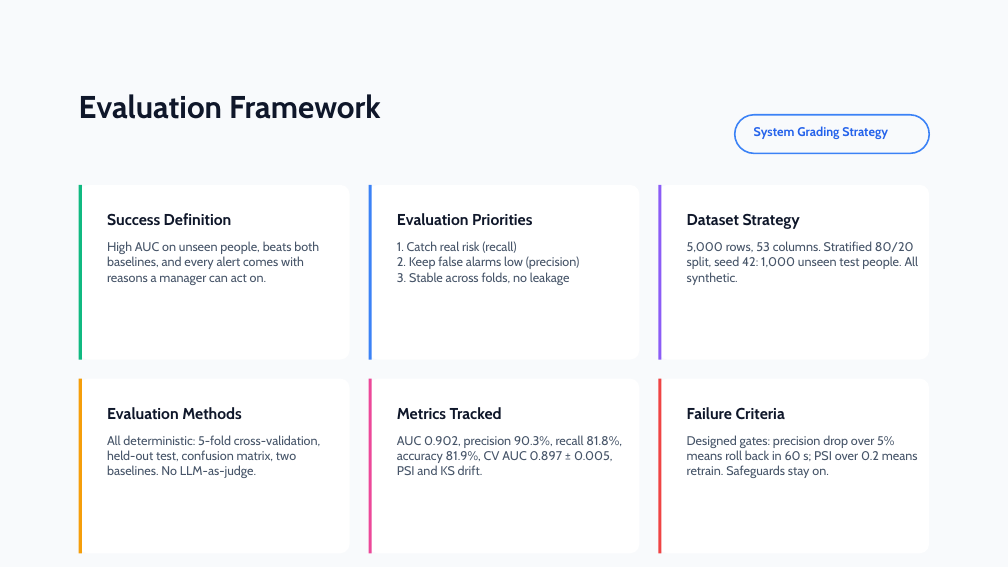
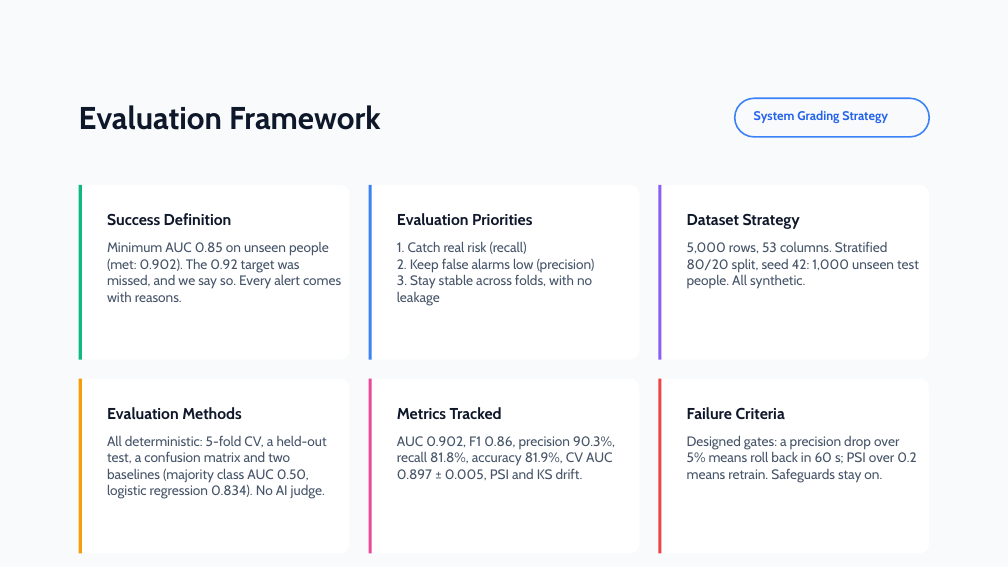
Before and after one commit to deepkantmba-collab/prosense-dashboard, a slide deck: slide 5 of deck/ProSense_AI_Capstone_Deck.pptx. Drawn at 1008x567 pixels with LibreOffice and Linux fonts; fonts in the diff are those of the drawing. Boxes give left, top, right and bottom in pixels: in the first picture for what was removed or moved away, otherwise in the second. Text is boxed around its words. In the diff, an @@ line names an element or a change of style, - is before the commit and + after.

```diff
--- a/deck/ProSense_AI_Capstone_Deck.pptx
+++ b/deck/ProSense_AI_Capstone_Deck.pptx
@@ text "Evaluation Framework": place and size @@
-text "Evaluation Framework" at (79,94,381,119)
+text "Evaluation Framework" at (79,105,381,130)
@@ rounded rectangle: place and size @@
-rounded rectangle at (735,115,929,154)
+rounded rectangle at (735,98,929,137)
@@ text "System Grading Strategy": place and size @@
-text "System Grading Strategy" at (754,126,888,139)
+text "System Grading Strategy" at (754,110,888,123)
@@ text "5,000 rows, 53 columns. Stratified ..." at (687,241,919,289): size 12 to 13 pt @@
@@ text at (107,242,341,302): text changed; size 12 to 13 pt @@
-High AUC on unseen people, beats both baselines, and every alert comes with reasons a manager can act on.
+Minimum AUC 0.85 on unseen people (met: 0.902). The 0.92 target was missed, and we say so. Every alert comes with reasons.
@@ text at (397,241,595,273): size 12 to 13 pt in "1. Catch real risk (recall)", "2. Keep false alarms low (precision)" @@
@@ text at (397,274,592,306): text changed; size 12 to 13 pt @@
-3. Stable across folds, no leakage
+3. Stay stable across folds, with no leakage
@@ text at (107,435,327,499): text changed; size 12 to 13 pt @@
-All deterministic: 5-fold cross-validation, held-out test, confusion matrix, two baselines. No LLM-as-judge.
+All deterministic: 5-fold CV, a held-out test, a confusion matrix and two baselines (majority class AUC 0.50, logistic regression 0.834). No AI judge.
@@ text at (397,436,615,480): text changed; size 12 to 13 pt @@
-AUC 0.902, precision 90.3%, recall 81.8%, accuracy 81.9%, CV AUC 0.897 ± 0.005, PSI and KS drift.
+AUC 0.902, F1 0.86, precision 90.3%, recall 81.8%, accuracy 81.9%, CV AUC 0.897 ± 0.005, PSI and KS drift.
@@ text at (687,435,916,483): text changed; size 12 to 13 pt @@
-Designed gates: precision drop over 5% means roll back in 60 s; PSI over 0.2 means retrain. Safeguards stay on.
+Designed gates: a precision drop over 5% means roll back in 60 s; PSI over 0.2 means retrain. Safeguards stay on.
```
Also in this commit, not shown: 11 other slides changed, 4 slides added.
